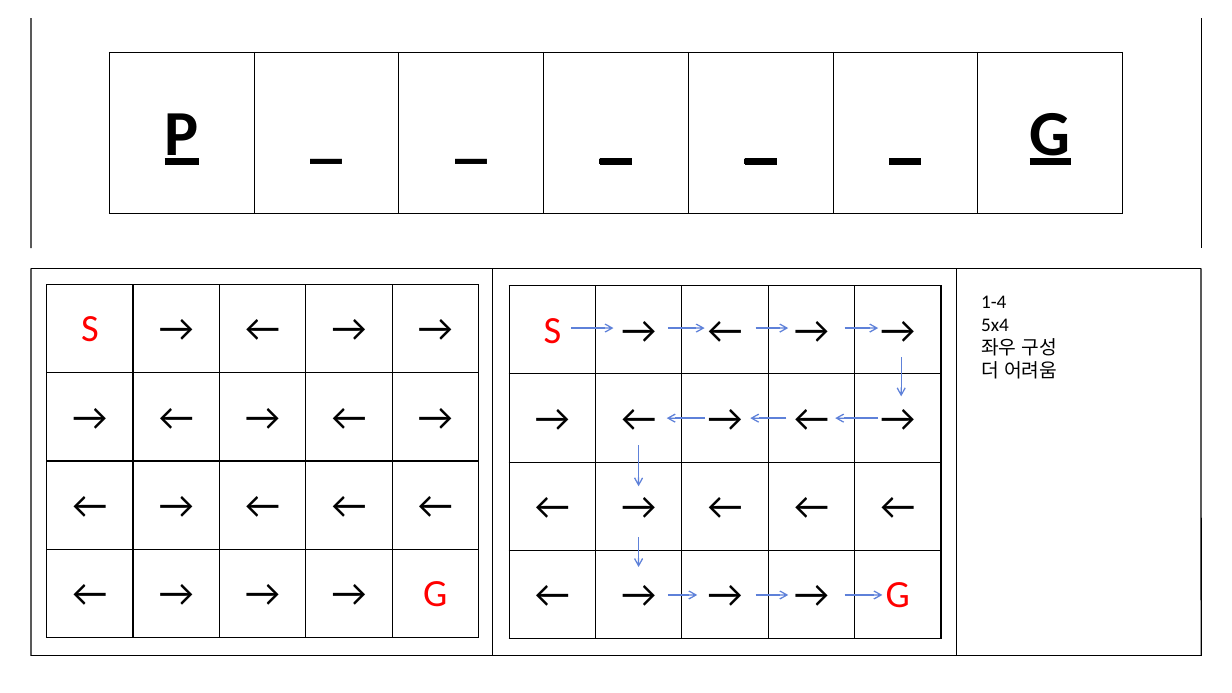
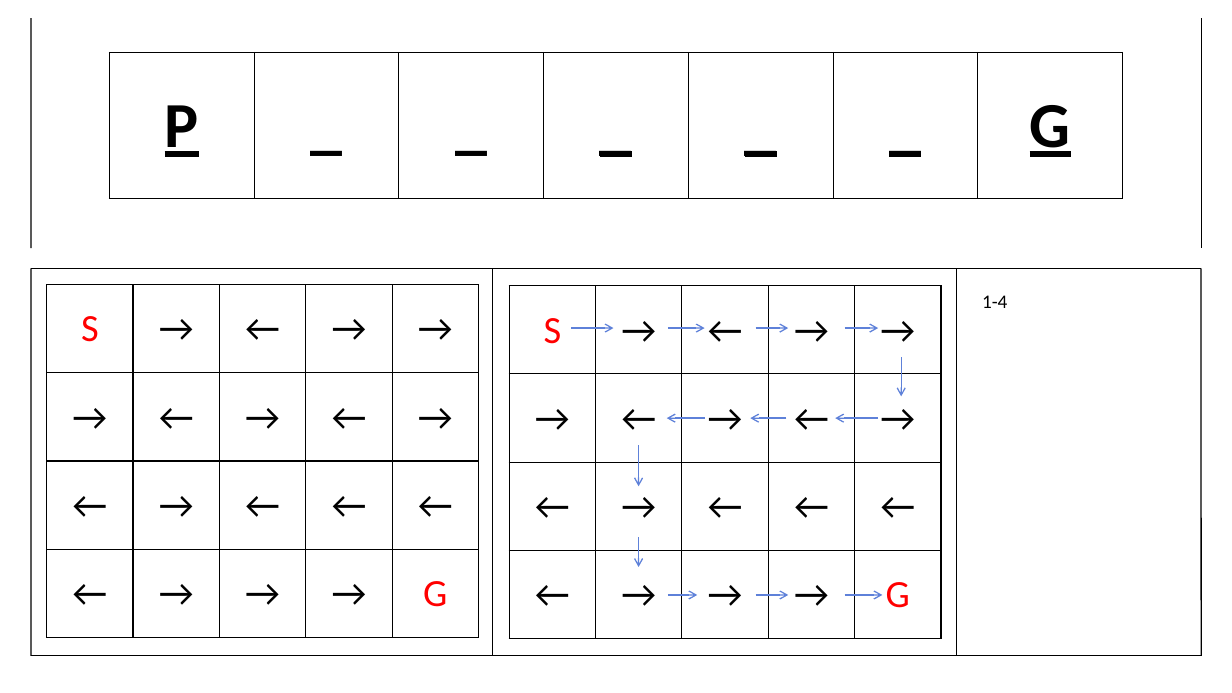
Before and after one commit to BSF0124/Brain-Control, a slide deck: slide 4 of etc/레벨디자인.pptx (slide 5 before the commit). Drawn at 1232x693 pixels with LibreOffice and Linux fonts; fonts in the diff are those of the drawing. Boxes give left, top, right and bottom in pixels: in the first picture for what was removed or moved away, otherwise in the second. Text is boxed around its words. In the diff, an @@ line names an element or a change of style, - is before the commit and + after.

```diff
--- a/etc/레벨디자인.pptx
+++ b/etc/레벨디자인.pptx
@@ table: place and size @@
-table at box(109, 53, 1125, 214)
+table at box(109, 53, 1125, 611)
@@ text at box(981, 318, 1057, 379): paragraphs removed @@
-5x4
-좌우 구성
-더 어려움
```
Also in this commit, not shown: 3 other slides changed, 4 slides added, 5 slides removed, 3 other files.
